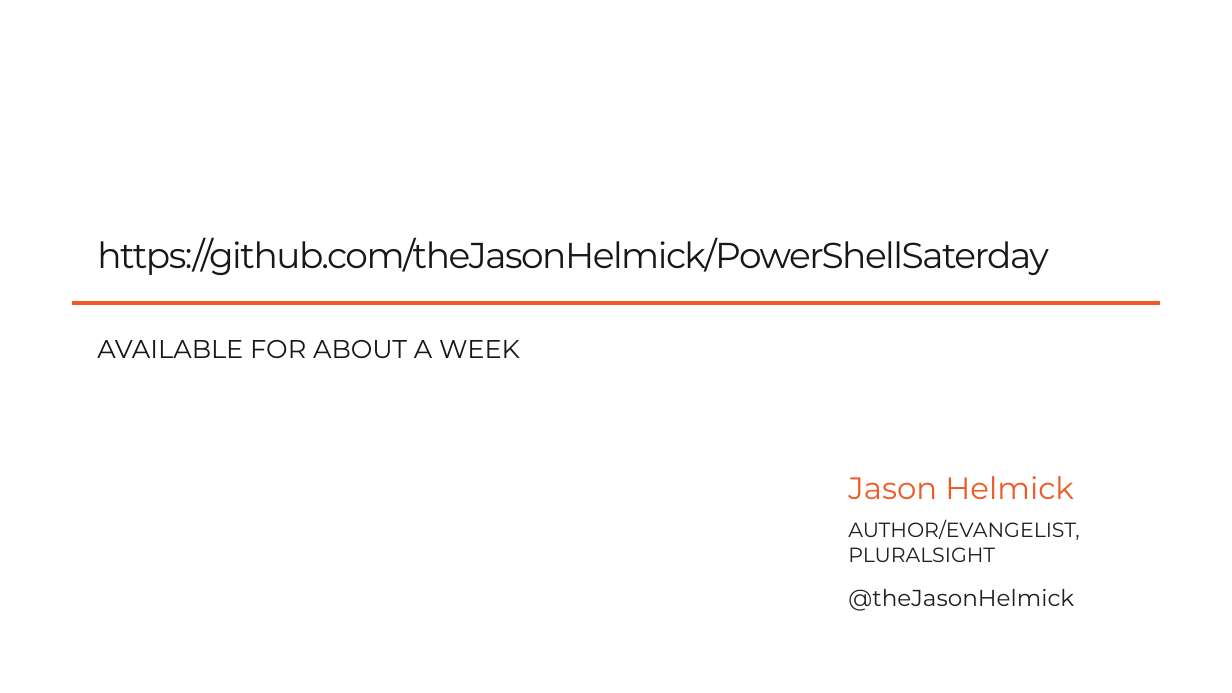
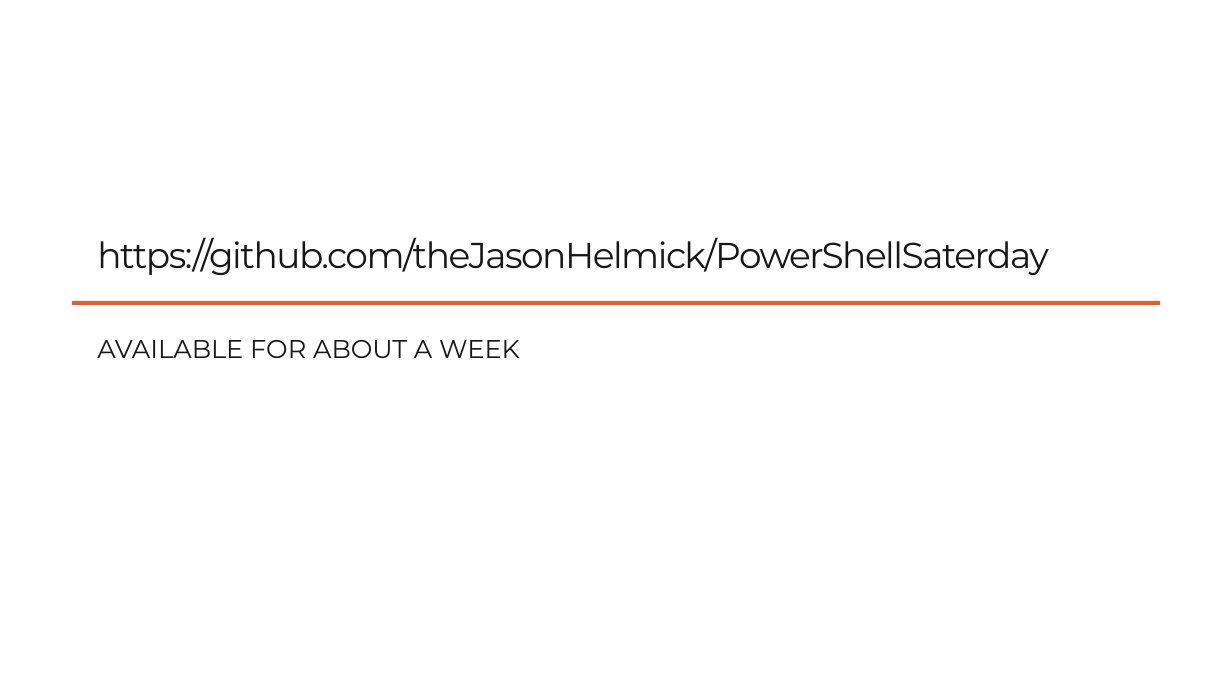
Before and after one commit to vijayraavi/PowerShellSaterday, a slide deck: slide 2 of Microsoft_Open_Source_PowerShell.pptx. Drawn at 1232x693 pixels with LibreOffice and Linux fonts; fonts in the diff are those of the drawing; background and template pictures are left out. Boxes give left, top, right and bottom in pixels: in the first picture for what was removed or moved away, otherwise in the second. Text is boxed around its words. In the diff, an @@ line names an element or a change of style, - is before the commit and + after.

```diff
--- a/Microsoft_Open_Source_PowerShell.pptx
+++ b/Microsoft_Open_Source_PowerShell.pptx
@@ text removed at <box>848,476,1074,499</box> @@
-Jason Helmick
@@ text removed at <box>848,519,1079,562</box> @@
-AUTHOR/EVANGELIST,
-PLURALSIGHT
@@ text removed at <box>848,589,1074,611</box> @@
-@theJasonHelmick
```
Also in this commit, not shown: 1 other slide changed, 1 other file.
